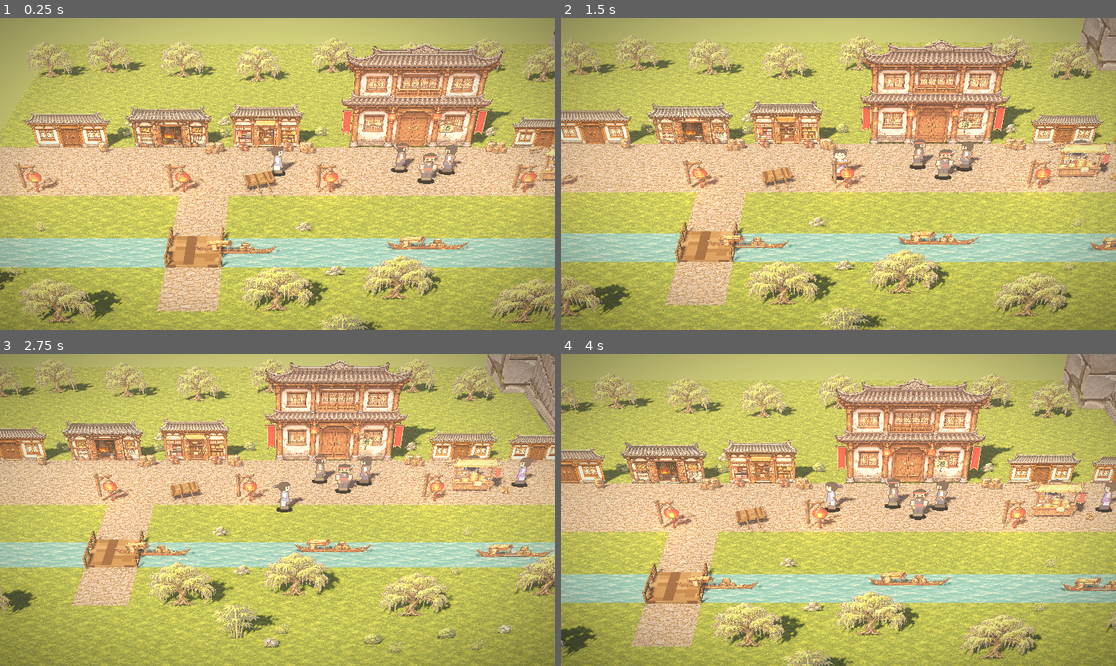
Above: before the commit, frames 1-4 (two rows, left to right).
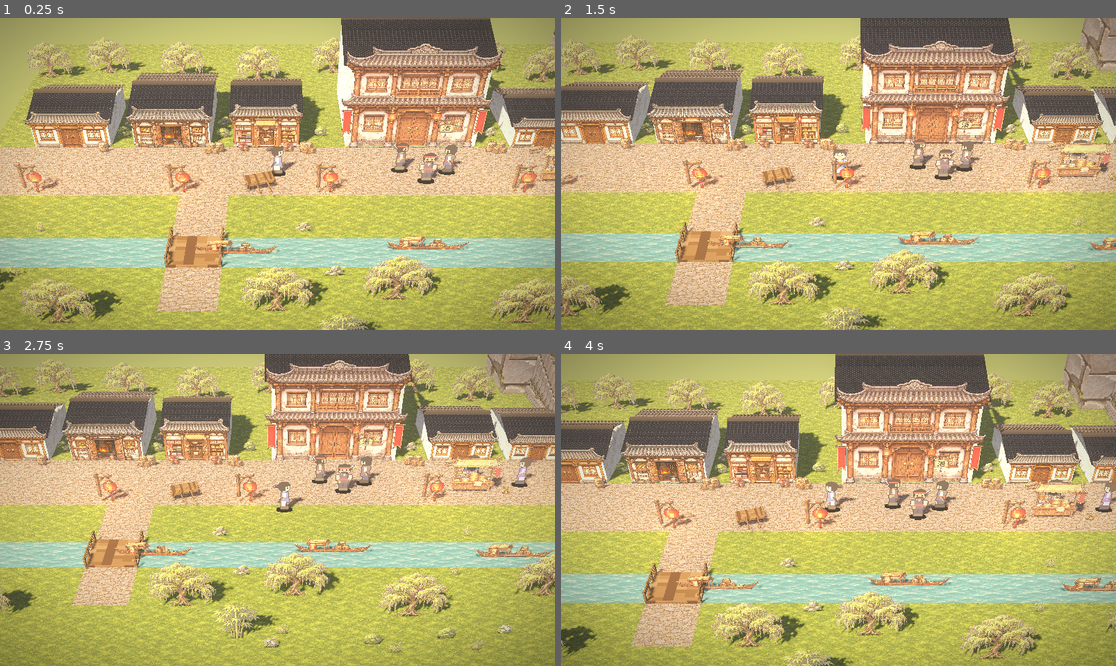
Above: after the commit, the same moments.

Repository: zaz-nlu/Hero-xiaoyao
Game: Godot game, scene res://ui/game.tscn
Same seed, same stepped clock (60 frames per second), same inputs: the game is played once before the commit and once after it.
Inputs (mouse positions are in pixels of both pictures, inside the frame that each line leads up to):
- Up to frame 1 (0.25 s): no input
- Up to frame 2 (1.5 s): tap Enter (ui_accept) at 0.5, 0.77 s; move the mouse to (960, 158) at 0.52 s; hold D (move_right) 0.53-1.28 s; tap E (interact) at 0.6 s; click (960, 158) at 0.67 s; move the mouse to (727, 189) at 1.27 s; hold S (move_down) from 1.28 s (still down); tap 1 at 1.35 s
- Up to frame 3 (2.75 s): tap Enter (ui_accept) at 1.52 s; move the mouse to (333, 441) at 2.02 s; release S (move_down) at 2.03 s; hold D (move_right) from 2.03 s (still down); tap 2 at 2.1 s
- Up to frame 4 (4 s): move the mouse to (810, 572) at 2.77 s; release D (move_right) at 2.78 s; hold W (move_up) 2.78-3.53 s; tap 3 at 2.85 s; click (810, 572) at 2.92 s; tap Enter (ui_accept) at 3.02, 3.77 s; move the mouse to (1005, 556) at 3.52 s; hold A (move_left) from 3.53 s (still down); tap 4 at 3.6 s

The runs differ from the first frame. In frame 1, 11% of the frame differs, in the area x 4-100%, y 0-42%; in frame 2, 11%; in frame 3, 8.7%; in frame 4, 11%, in the area x 0-100%, y 0-42%.

Commit message:
feat: 3D volume behind building facades (plaster body, gable roof with tile texture, gable ends)
Co-Authored-By: Claude Sonnet 5.5 <noreply@anthropic.com>

Diff:
--- a/godot/tests/test_ai_assets.gd
+++ b/godot/tests/test_ai_assets.gd
@@ -174,6 +174,54 @@
 	town.free()
 
 
+func test_town_builds_building_volumes() -> void:
+	var town = load("res://world/town.gd").new()
+	town.build()
+	var volumes: Array = town.find_children("Volume_*", "Node3D", true, false)
+	assert_eq(volumes.size(), 6, "six building volumes")
+	var loaded: Dictionary = TownData.load_town(TOWN_PATH)
+	var buildings: Array = loaded["data"].get("buildings", [])
+	for building_value in buildings:
+		var building: Dictionary = building_value
+		var id := str(building.get("id", ""))
+		var volume: Node = town.find_child("Volume_%s" % id, true, false)
+		assert_true(volume != null, "Volume_%s exists" % id)
+		if volume == null:
+			continue
+		var parts: Array = volume.find_children("*", "MeshInstance3D", false, false)
+		assert_true(
+			parts.size() >= 5,
+			"Volume_%s has at least 5 parts (%d)" % [id, parts.size()]
+		)
+		var facade_node: Node = town.find_child("Facade_%s" % id, true, false)
+		assert_true(facade_node != null, "Facade_%s exists" % id)
+		if facade_node == null:
+			continue
+		var facade_quad := (facade_node as MeshInstance3D).mesh as QuadMesh
+		assert_true(facade_quad != null, "Facade_%s uses a QuadMesh" % id)
+		if facade_quad == null:
+			continue
+		var max_y := -INF
+		var z_min := INF
+		var z_max := -INF
+		for part_value in parts:
+			var part := part_value as MeshInstance3D
+			if part == null or part.mesh == null:
+				continue
+			var aabb: AABB = part.transform * part.mesh.get_aabb()
+			max_y = maxf(max_y, aabb.end.y)
+			z_min = minf(z_min, aabb.position.z)
+			z_max = maxf(z_max, aabb.end.z)
+		assert_near(max_y, facade_quad.size.y, 0.3, "Volume_%s ridge reaches the facade top" % id)
+		var z_front := float(building["z_front"])
+		var depth := float(building["depth"])
+		assert_near(
+			z_min, z_front - depth, 0.2, "Volume_%s reaches the back of the house" % id
+		)
+		assert_near(z_max, z_front, 0.2, "Volume_%s stops at the facade plane" % id)
+	town.free()
+
+
 func test_decor_props_avoid_river_bridge_and_landmarks() -> void:
 	var loaded: Dictionary = TownData.load_town(TOWN_PATH)
 	var town_data: Dictionary = loaded["data"]
--- a/godot/world/town.gd
+++ b/godot/world/town.gd
@@ -14,6 +14,13 @@
 	"chrysanthemum": "prop_chrysanthemum.png",
 	"bamboo": "prop_bamboo.png",
 	"rocks": "prop_rocks.png",
+}
+# Eave height as a fraction of the facade image height, per building kind.
+const EAVE_FRAC := {
+	"tavern": 0.80,
+	"shop": 0.70,
+	"smith": 0.75,
+	"house": 0.66,
 }
 const DECOR_HEIGHTS := {
 	"shrub": 1.1,
@@ -440,7 +447,9 @@
 	var kind := str(building.get("kind", "house"))
 	if x1 <= x0 or depth <= 0.0:
 		return
-	if _try_build_facade(parent, building, x0, x1, z_front, kind):
+	var facade_height: float = _try_build_facade(parent, building, x0, x1, z_front, kind)
+	if facade_height > 0.0:
+		_build_building_volume(parent, building, facade_height)
 		return
 	var width := x1 - x0
 	var z_back := z_front - depth
@@ -579,10 +588,10 @@
 
 func _try_build_facade(
 	parent: Node3D, building: Dictionary, x0: float, x1: float, z_front: float, kind: String
-) -> bool:
+) -> float:
 	var file := _facade_file(kind)
 	if file == "":
-		return false
+		return 0.0
 	var facade := AiAssets.make_wall_quad(
 		file,
 		(x1 - x0) * 1.08,
@@ -590,7 +599,7 @@
 		"Facade_%s" % str(building.get("id", ""))
 	)
 	if facade == null:
-		return false
+		return 0.0
 	parent.add_child(facade)
 	if kind == "tavern":
 		_tavern_facade = true
@@ -603,7 +612,10 @@
 		)
 		if sign != null:
 			parent.add_child(sign)
-	return true
+	var facade_height := 0.0
+	if facade.mesh is QuadMesh:
+		facade_height = (facade.mesh as QuadMesh).size.y
+	return facade_height
 
 
 func _facade_file(kind: String) -> String:
@@ -617,6 +629,125 @@
 		"house":
 			return "facade_residence.png"
 	return ""
+
+
+# Gives the flat facade a real 3D body behind it: walls, two roof slopes, a
+# ridge cap and side gables. Everything lives under "Volume_<id>", a sibling of
+# the facade, so the facade itself stays untouched.
+func _build_building_volume(
+	parent: Node3D, building: Dictionary, facade_height: float
+) -> void:
+	var x0 := float(building.get("x0", 0.0))
+	var x1 := float(building.get("x1", 0.0))
+	var z_front := float(building.get("z_front", 0.0))
+	var depth := float(building.get("depth", 0.0))
+	var kind := str(building.get("kind", "house"))
+	if x1 <= x0 or depth <= 0.0 or facade_height <= 0.0:
+		return
+	var width := x1 - x0
+	var cx := (x0 + x1) * 0.5
+	var roof_w := width * 1.08
+	var z_back := z_front - depth
+	var z_mid := z_front - depth * 0.5
+	var h_top := facade_height
+	var h_eave := h_top * float(EAVE_FRAC.get(kind, 0.7))
+	var front_z := z_front - 0.02
+	var xl := cx - roof_w * 0.5
+	var xr := cx + roof_w * 0.5
+	var slope_h := h_top - h_eave
+	var front_run := front_z - z_mid
+	var back_run := z_mid - z_back
+	var front_len := sqrt(front_run * front_run + slope_h * slope_h)
+	var back_len := sqrt(back_run * back_run + slope_h * slope_h)
+
+	var root := Node3D.new()
+	root.name = "Volume_%s" % str(building.get("id", ""))
+	parent.add_child(root)
+
+	var plaster_tex: ImageTexture = AiAssets.load_texture("tex_aged_plaster.png")
+	var wall_uv := Vector2(width * 0.98, h_eave) / 2.5
+	var wall_mat: StandardMaterial3D
+	if plaster_tex != null:
+		wall_mat = Texgen.make_material(plaster_tex, wall_uv)
+	else:
+		wall_mat = Texgen.make_material(_get_tex("plaster"), wall_uv * 2.5)
+	_add_box(
+		root,
+		Vector3(width * 0.98, h_eave, depth - 0.1),
+		wall_mat,
+		Vector3(cx, h_eave * 0.5, z_front - depth * 0.5 - 0.05),
+		"Walls"
+	)
+
+	# Roof tiles repeat every 2 world units along and across the slopes.
+	var roof_tex: ImageTexture = AiAssets.load_texture("tex_gray_roof_tiles.png")
+	var roof_mat: StandardMaterial3D
+	if roof_tex != null:
+		roof_mat = Texgen.make_material(roof_tex, Vector2(0.5, 0.5))
+	else:
+		roof_mat = Texgen.make_material(_get_tex("roof_tiles"), Vector2(1.0, 1.0))
+	roof_mat.cull_mode = BaseMaterial3D.CULL_DISABLED
+	roof_mat.texture_filter = BaseMaterial3D.TEXTURE_FILTER_NEAREST
+	roof_mat.roughness = 1.0
+
+	var front_normal := Vector3(0.0, slope_h, front_run).normalized()
+	var front_st := SurfaceTool.new()
+	front_st.begin(Mesh.PRIMITIVE_TRIANGLES)
+	_roof_vertex(front_st, Vector3(xl, h_eave, front_z), Vector2(0.0, 0.0), front_normal)
+	_roof_vertex(front_st, Vector3(xr, h_eave, front_z), Vector2(roof_w, 0.0), front_normal)
+	_roof_vertex(front_st, Vector3(xr, h_top, z_mid), Vector2(roof_w, front_len), front_normal)
+	_roof_vertex(front_st, Vector3(xl, h_eave, front_z), Vector2(0.0, 0.0), front_normal)
+	_roof_vertex(front_st, Vector3(xr, h_top, z_mid), Vector2(roof_w, front_len), front_normal)
+	_roof_vertex(front_st, Vector3(xl, h_top, z_mid), Vector2(0.0, front_len), front_normal)
+	var front_roof := _add_mesh(root, front_st.commit(), roof_mat, Vector3.ZERO, "RoofFront")
+	front_roof.cast_shadow = GeometryInstance3D.SHADOW_CASTING_SETTING_ON
+
+	var back_normal := Vector3(0.0, slope_h, z_back - z_mid).normalized()
+	var back_st := SurfaceTool.new()
+	back_st.begin(Mesh.PRIMITIVE_TRIANGLES)
+	_roof_vertex(back_st, Vector3(xr, h_eave, z_back), Vector2(roof_w, 0.0), back_normal)
+	_roof_vertex(back_st, Vector3(xl, h_eave, z_back), Vector2(0.0, 0.0), back_normal)
+	_roof_vertex(back_st, Vector3(xl, h_top, z_mid), Vector2(0.0, back_len), back_normal)
+	_roof_vertex(back_st, Vector3(xr, h_eave, z_back), Vector2(roof_w, 0.0), back_normal)
+	_roof_vertex(back_st, Vector3(xl, h_top, z_mid), Vector2(0.0, back_len), back_normal)
+	_roof_vertex(back_st, Vector3(xr, h_top, z_mid), Vector2(roof_w, back_len), back_normal)
+	var back_roof := _add_mesh(root, back_st.commit(), roof_mat, Vector3.ZERO, "RoofBack")
+	back_roof.cast_shadow = GeometryInstance3D.SHADOW_CASTING_SETTING_ON
+
+	# Ridge cap.
+	_add_box(
+		root,
+		Vector3(roof_w, 0.25, 0.35),
+		_solid_material(Color("#3a322e")),
+		Vector3(cx, h_top + 0.05, z_mid),
+		"Ridge"
+	)
+
+	# Side gables close the triangular space under the slopes.
+	var gable_mat: StandardMaterial3D
+	if plaster_tex != null:
+		gable_mat = Texgen.make_material(plaster_tex, Vector2(0.4, 0.4))
+	else:
+		gable_mat = Texgen.make_material(_get_tex("plaster"), Vector2(1.0, 1.0))
+	gable_mat.cull_mode = BaseMaterial3D.CULL_DISABLED
+
+	var west_st := SurfaceTool.new()
+	west_st.begin(Mesh.PRIMITIVE_TRIANGLES)
+	var west_normal := Vector3(-1.0, 0.0, 0.0)
+	var west_x := x0 + 0.02
+	_roof_vertex(west_st, Vector3(west_x, h_eave, front_z), Vector2(0.0, 0.0), west_normal)
+	_roof_vertex(west_st, Vector3(west_x, h_top, z_mid), Vector2(depth * 0.5, slope_h), west_normal)
+	_roof_vertex(west_st, Vector3(west_x, h_eave, z_back), Vector2(depth, 0.0), west_normal)
+	_add_mesh(root, west_st.commit(), gable_mat, Vector3.ZERO, "GableWest")
+
+	var east_st := SurfaceTool.new()
+	east_st.begin(Mesh.PRIMITIVE_TRIANGLES)
+	var east_normal := Vector3(1.0, 0.0, 0.0)
+	var east_x := x1 - 0.02
+	_roof_vertex(east_st, Vector3(east_x, h_eave, front_z), Vector2(0.0, 0.0), east_normal)
+	_roof_vertex(east_st, Vector3(east_x, h_eave, z_back), Vector2(depth, 0.0), east_normal)
+	_roof_vertex(east_st, Vector3(east_x, h_top, z_mid), Vector2(depth * 0.5, slope_h), east_normal)
+	_add_mesh(root, east_st.commit(), gable_mat, Vector3.ZERO, "GableEast")
 
 
 func _build_roof(
Binary file added: godot/assets/sprites/ren_xiaoyao_idle_32x48_alpha.png
